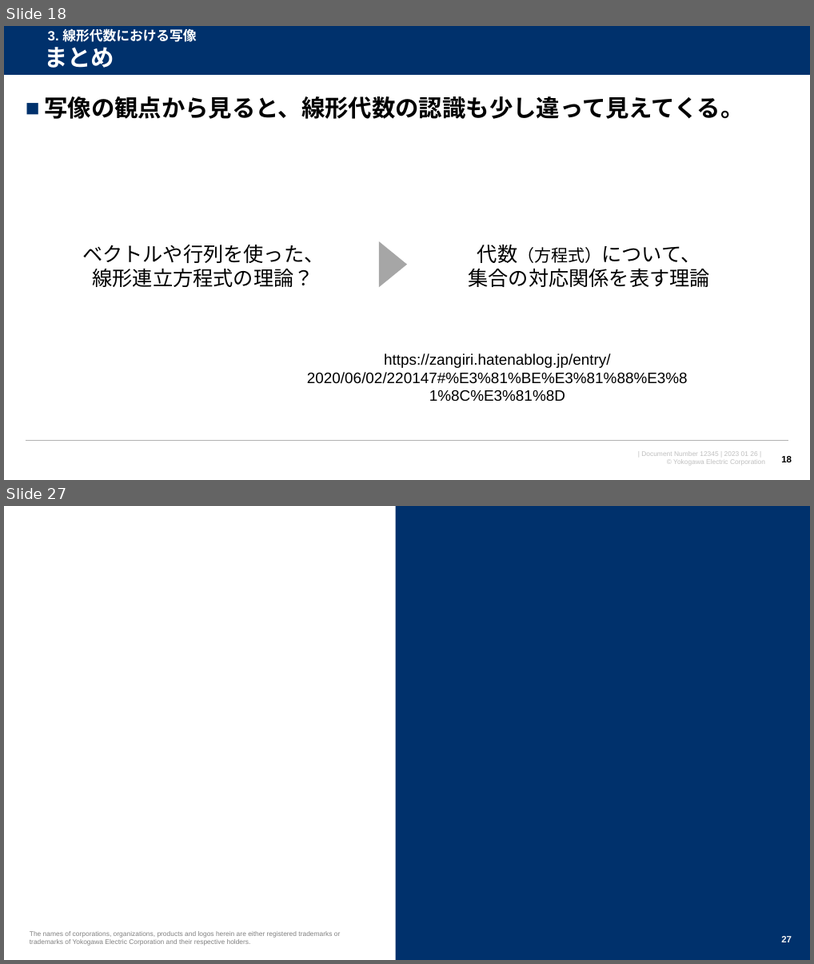
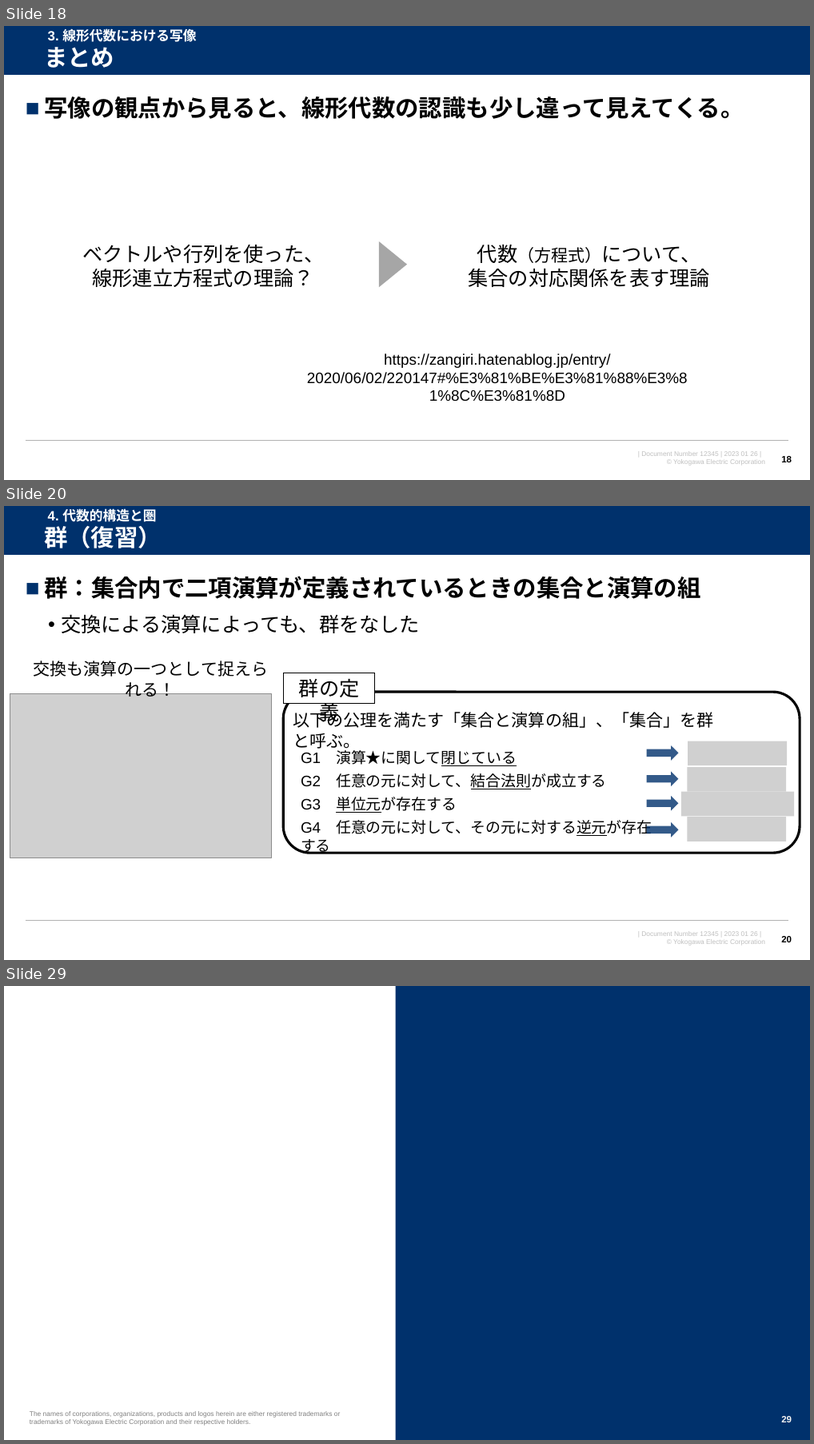
Before and after one commit to watarukumagai-git/opt, a slide deck: MMW/20230126_MMW_kumagai_rev.0.pptx. Shown one above the other, each under a label of ours: slides 18 and 27 before the commit, slides 18, 20 and 29 after it; the slides between them are not shown. The pictures are 814x964 and 814x1444 pixels, drawn with LibreOffice and Linux fonts; fonts in the diff are those of the drawing; grey boxes stand for pictures; background and template pictures are left out. Boxes give left, top, right and bottom in pixels: in the first picture for what was removed or moved away, otherwise in the second. Text is boxed around its words. In the diff, an @@ line names an element or a change of style, - is before the commit and + after.

```diff
--- a/MMW/20230126_MMW_kumagai_rev.0.pptx
+++ b/MMW/20230126_MMW_kumagai_rev.0.pptx
@@ slide 20 added at bbox=[4, 506, 810, 960], background #FFFFFF; not listed: 4 template elements that a slide beside it also shows @@
@@ title added at bbox=[44, 526, 162, 548], 28 pt, text #FFFFFF, bold @@
+群（復習）
@@ text added at bbox=[48, 508, 156, 522], 16 pt, text #FFFFFF, bold @@
+4. 代数的構造と圏
@@ text added at bbox=[44, 576, 701, 633], 28 pt, text #000000, bold @@
+■ 群：集合内で二項演算が定義されているときの集合と演算の組
+  • 交換による演算によっても、群をなした
@@ text added at bbox=[33, 660, 268, 700], 20 pt, text #000000 @@
+交換も演算の一つとして捉えられる！
@@ rectangle added at bbox=[283, 673, 375, 704], fill #FFFFFF, outline #000000 0.75 pt, 24 pt, text #000000 @@
+群の定義
@@ picture added at bbox=[10, 693, 271, 858] @@
@@ rounded rectangle added at bbox=[283, 692, 800, 852], outline #000000 3 pt @@
@@ text added at bbox=[294, 709, 714, 751], 20 pt, text #000000 @@
+以下の公理を満たす「集合と演算の組」、「集合」を群と呼ぶ。
@@ right arrow added at bbox=[647, 745, 679, 760], fill #00316C at 80% opacity @@
@@ picture added at bbox=[688, 740, 787, 765] @@
@@ text added at bbox=[301, 748, 652, 836], 18 pt, text #000000 @@
+G1 演算★に関して閉じている
+G2 任意の元に対して、結合法則が成立する
+G3 単位元が存在する
+G4 任意の元に対して、その元に対する逆元が存在する
@@ picture added at bbox=[687, 767, 787, 791] @@
@@ right arrow added at bbox=[647, 771, 679, 786], fill #00316C at 80% opacity @@
@@ picture added at bbox=[682, 792, 794, 816] @@
@@ right arrow added at bbox=[647, 796, 679, 811], fill #00316C at 80% opacity @@
@@ picture added at bbox=[687, 816, 787, 841] @@
@@ right arrow added at bbox=[647, 822, 679, 837], fill #00316C at 80% opacity @@
@@ page number added at bbox=[782, 936, 792, 942], 11 pt, text #000000, bold @@
+20
@@ what was slide 27 is now slide 29 @@
@@ page number at bbox=[782, 1416, 792, 1422]: text changed @@
-27
+29
```
Also in this commit, not shown: 11 slides changed, 3 other slides added, 5 slides removed.
